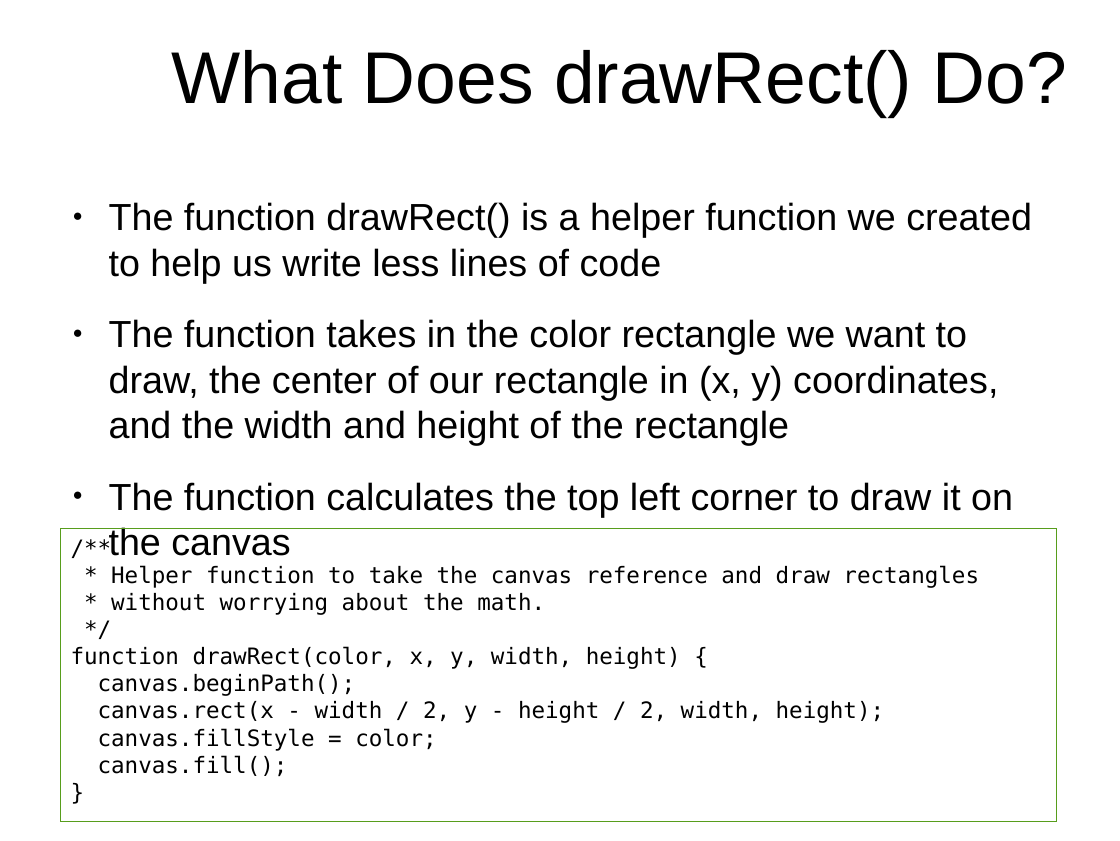
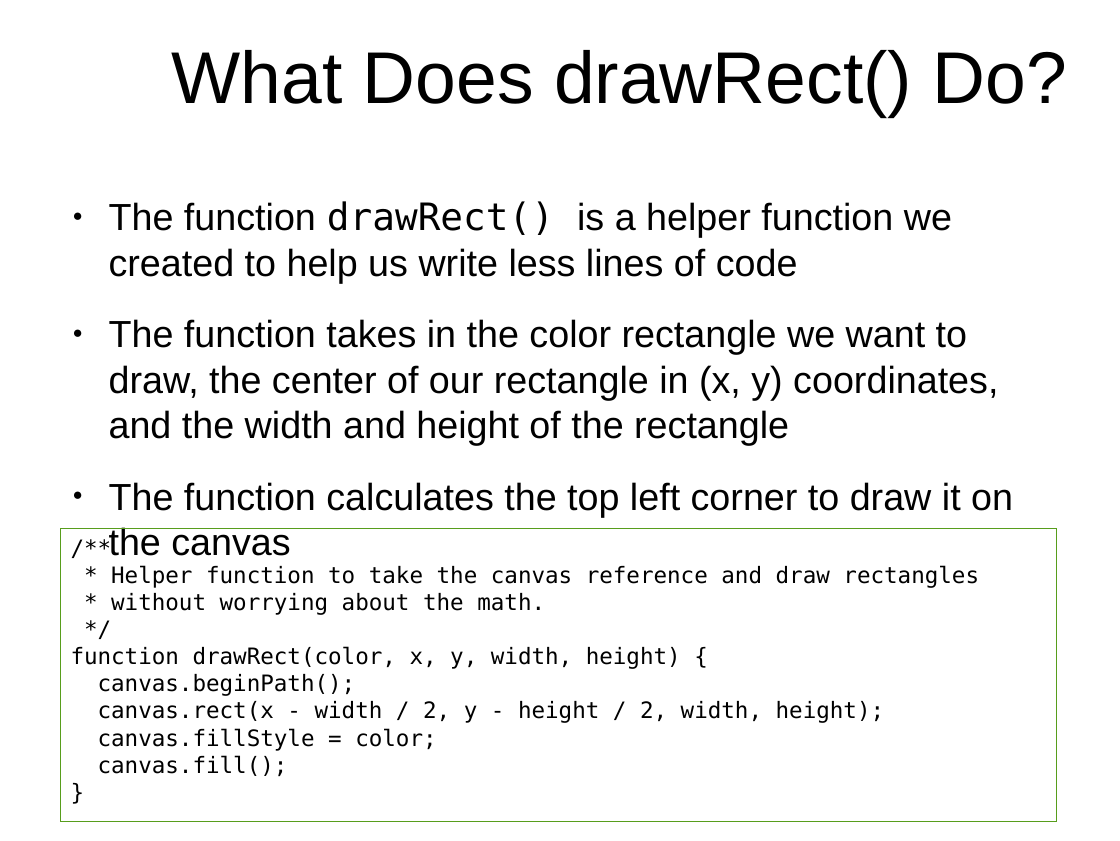
Before and after one commit to hillylew/PaddleBattle, a slide deck: slide 9 of PaddleBattle - Explorathon.odp. Drawn at 1120x841 pixels with LibreOffice and Linux fonts; fonts in the diff are those of the drawing; background and template pictures are left out. Boxes give left, top, right and bottom in pixels: in the first picture for what was removed or moved away, otherwise in the second. Text is boxed around its words. In the diff, an @@ line names an element or a change of style, - is before the commit and + after.

```diff
--- a/PaddleBattle - Explorathon.odp
+++ b/PaddleBattle - Explorathon.odp
@@ text at (109,201,952,283): font Arial to DejaVu Sans Mono in "drawRect()" @@
```
Also in this commit, not shown: 18 other slides changed, 3 other files.
